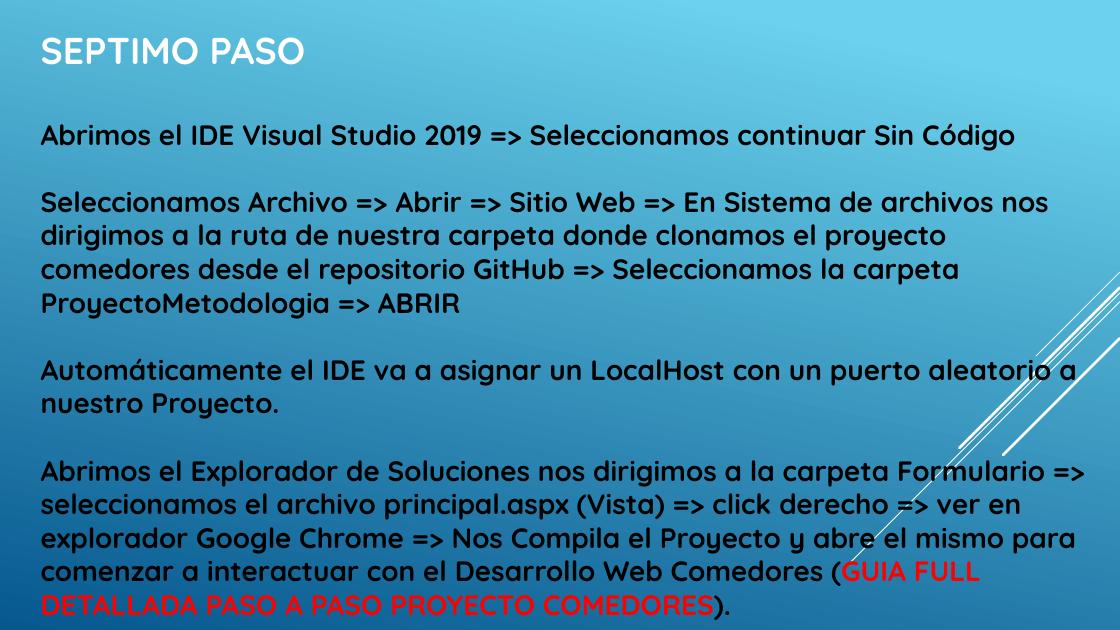
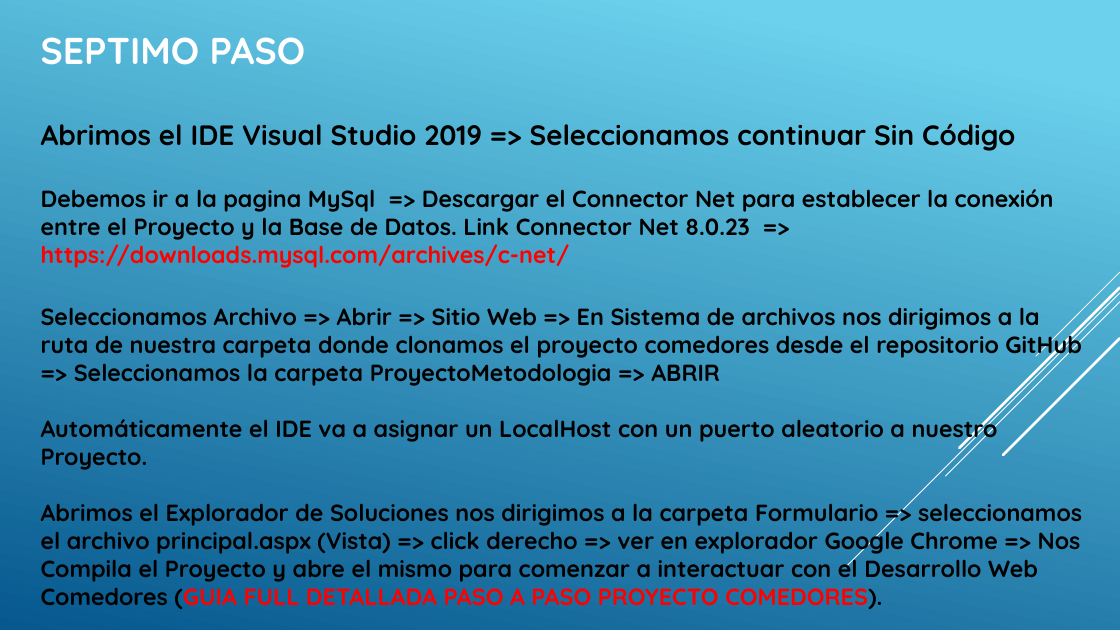
Before and after one commit to FedeConciencia/Proyecto_Final_Comedores_2021, a slide deck: slide 15 of Guia Detallada Instalacion y Ejecucion Proyecto/GUIA DETALLA CONFIGURACION PROYECTO.pptx. Drawn at 1120x630 pixels with LibreOffice and Linux fonts; fonts in the diff are those of the drawing. Boxes give left, top, right and bottom in pixels: in the first picture for what was removed or moved away, otherwise in the second. Text is boxed around its words. In the diff, an @@ line names an element or a change of style, - is before the commit and + after.

Commit message:
Se completa Guia Detallada Instalacion y Ejecucion Proyecto en Maquina Virtual + Se suben Video Tutoriales Drive + Se actualiza Readme.txt

```diff
--- a/Guia Detallada Instalacion y Ejecucion Proyecto/GUIA DETALLA CONFIGURACION PROYECTO.pptx
+++ b/Guia Detallada Instalacion y Ejecucion Proyecto/GUIA DETALLA CONFIGURACION PROYECTO.pptx
@@ text at (41, 189, 1054, 268): paragraphs added @@
+Debemos ir a la pagina MySql => Descargar el Connector Net para establecer la conexión entre el Proyecto y la Base de Datos. Link Connector Net 8.0.23 =>
+https://downloads.mysql.com/archives/c-net/
@@ text at (41, 307, 1082, 609): size 24 to 20 pt in "Seleccionamos Archivo => Abrir => Sitio Web ...", "Automáticamente el IDE va a asignar un ...", "Abrimos el Explorador de Soluciones nos dirigimos ..." @@
```
Also in this commit, not shown: 2 other slides changed, 2 other files.
